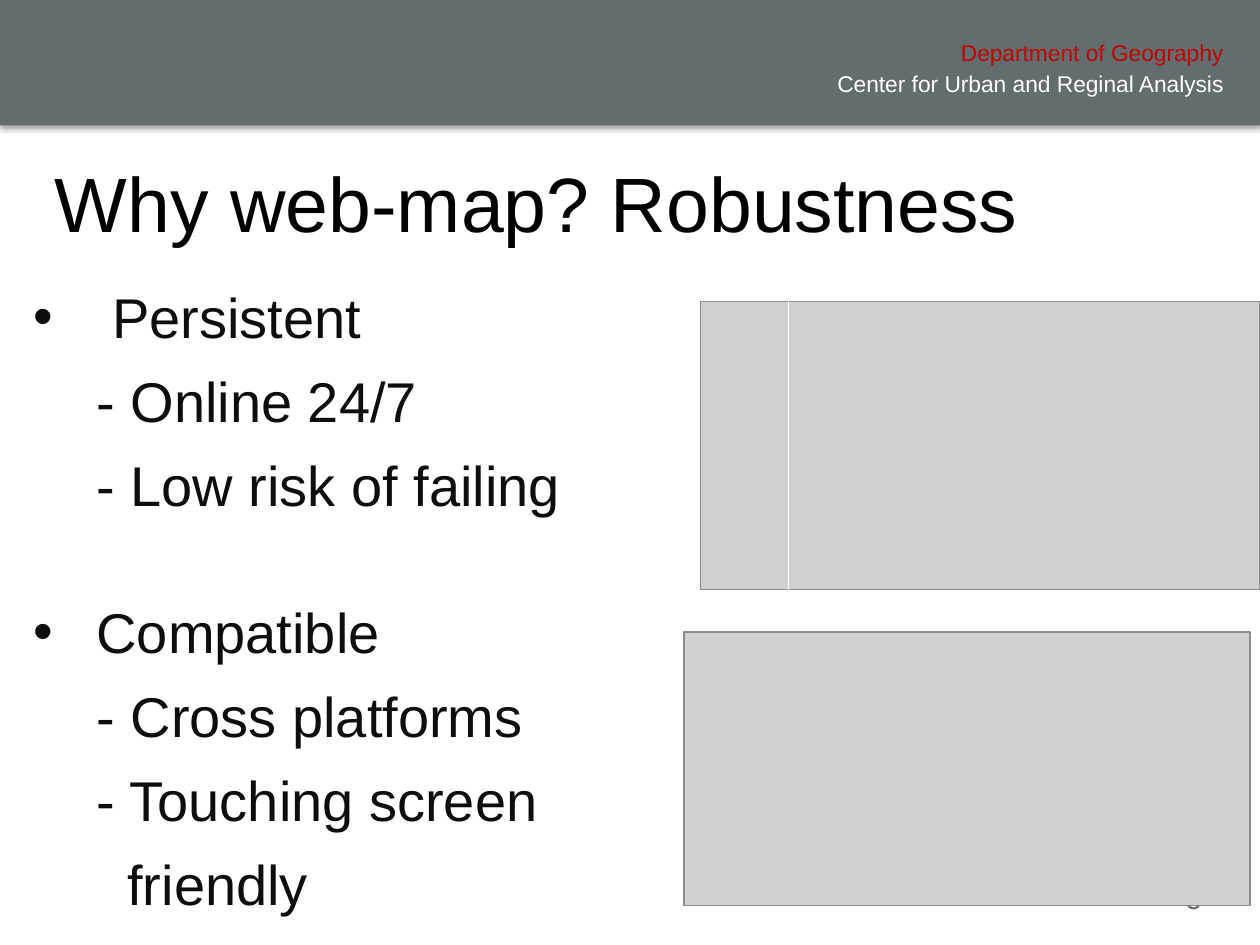
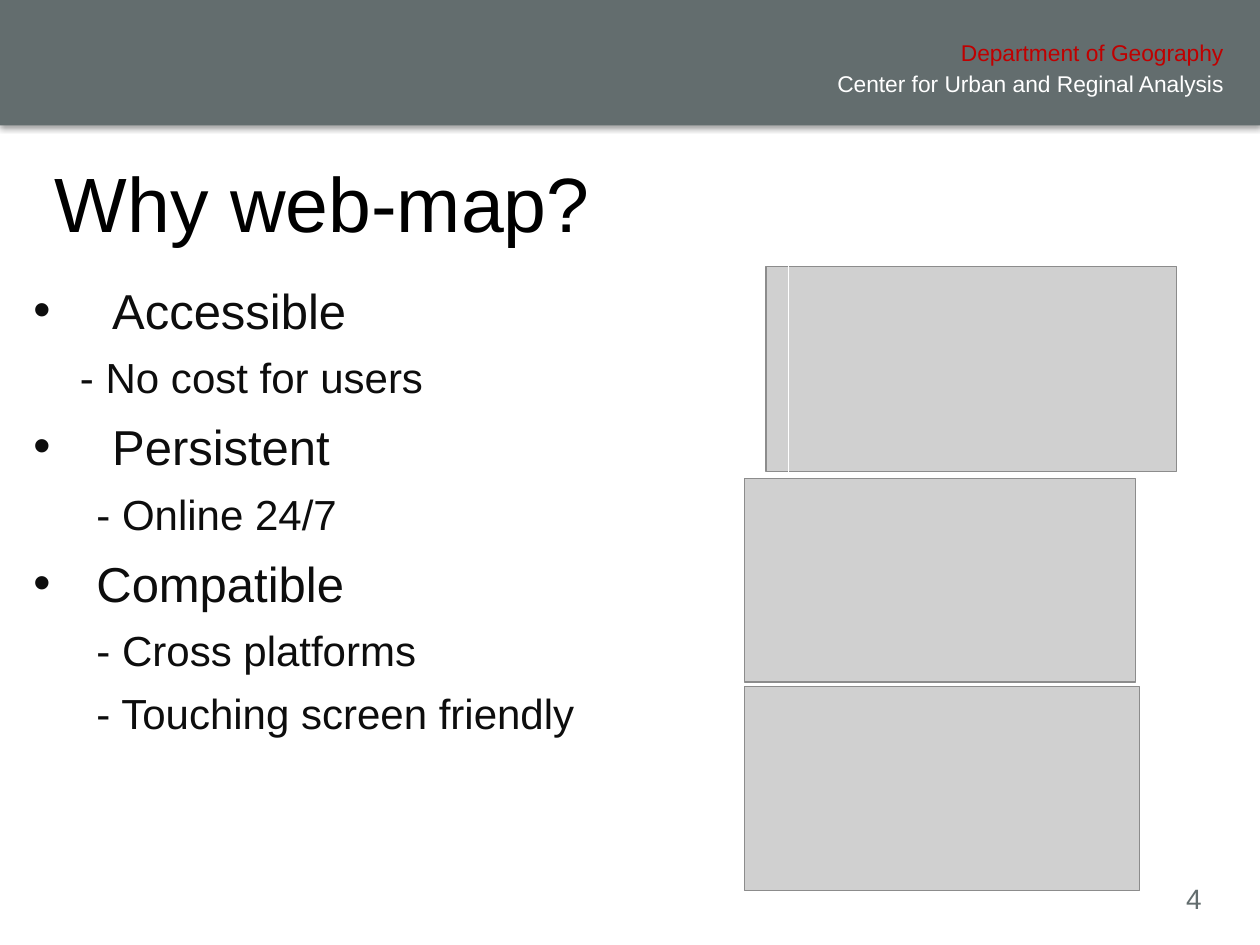
Before and after one commit to xiaohuiliugis/UCGIS-Fullstack-Geovisualization-Workshop, a slide deck: slide 4 of doc/presentation.pptx (slide 5 before the commit). Drawn at 1260x945 pixels with LibreOffice and Linux fonts; fonts in the diff are those of the drawing; grey boxes stand for pictures; background and template pictures are left out. Boxes give left, top, right and bottom in pixels: in the first picture for what was removed or moved away, otherwise in the second. Text is boxed around its words. In the diff, an @@ line names an element or a change of style, - is before the commit and + after.

```diff
--- a/doc/presentation.pptx
+++ b/doc/presentation.pptx
@@ title at (55, 176, 589, 247): text changed @@
-Why web-map? Robustness
+Why web-map?
@@ picture added at (766, 266, 1177, 471) @@
@@ text at (106, 293, 423, 394): paragraphs added @@
+• Accessible
+- No cost for users
@@ text at (96, 429, 416, 675): size 32 to 28 pt in "Persistent", "Compatible"; size 32 to 24 pt in "- Online 24/7", "- Cross platforms" @@
@@ text at (131, 465, 560, 516): paragraph removed @@
-- Low risk of failing
@@ picture: place and size @@
-picture at (684, 633, 1250, 906)
+picture at (745, 479, 1137, 683)
@@ picture: place and size @@
-picture at (701, 301, 1260, 590)
+picture at (745, 687, 1140, 891)
@@ text at (121, 698, 574, 738): text changed; size 32 to 24 pt @@
-- Touching screen
-friendly
+- Touching screen friendly
@@ page number at (1186, 890, 1202, 909): text changed @@
-5
+4
```
Also in this commit, not shown: 6 other slides changed, 1 slide removed, 2 other files.
